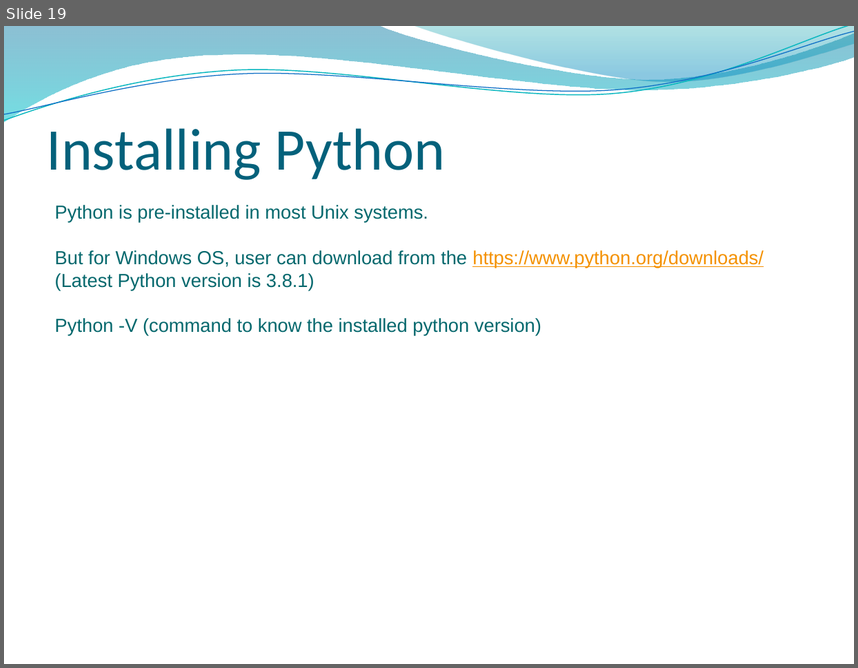
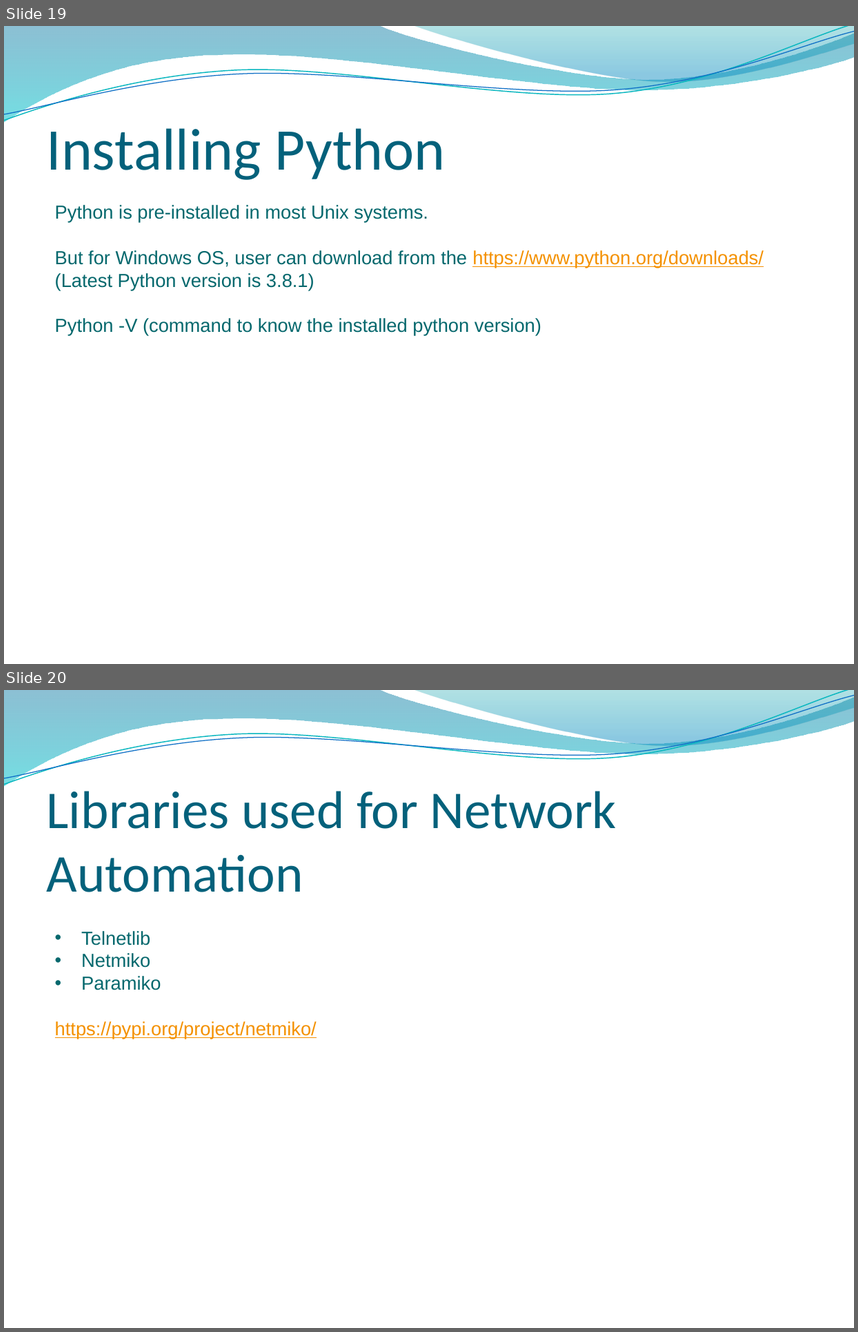
Before and after one commit to yashikadhingra/network-autimation, a slide deck: network_automation.pptx. Shown one above the other, each under a label of ours: slide 19 before the commit, slides 19 and 20 after it. The pictures are 858x668 and 858x1332 pixels, drawn with LibreOffice and Linux fonts; fonts in the diff are those of the drawing; background and template pictures are left out. Boxes give left, top, right and bottom in pixels: in the first picture for what was removed or moved away, otherwise in the second. Text is boxed around its words. In the diff, an @@ line names an element or a change of style, - is before the commit and + after.

```diff
--- a/network_automation.pptx
+++ b/network_automation.pptx
@@ slide 20 added at (4,690,854,1328), background picture (left out); not listed: 4 template elements that a slide beside it also shows @@
@@ title added at (47,791,617,892), 45 pt, text #04617B @@
+Libraries used for Network Automation
@@ text added at (55,931,317,1039), 16 pt, text #F49100, underline @@
+• Telnetlib
+• Netmiko
+• Paramiko
+https://pypi.org/project/netmiko/
```
Also in this commit, not shown: 1 other slide added.
